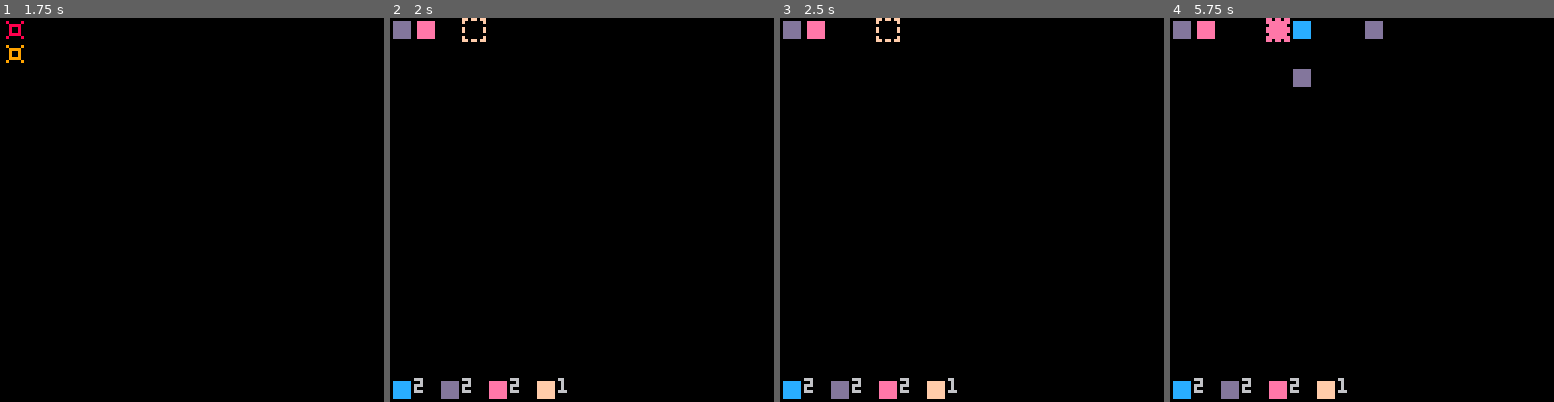
Above: before the commit, frames 1-4 (left to right).
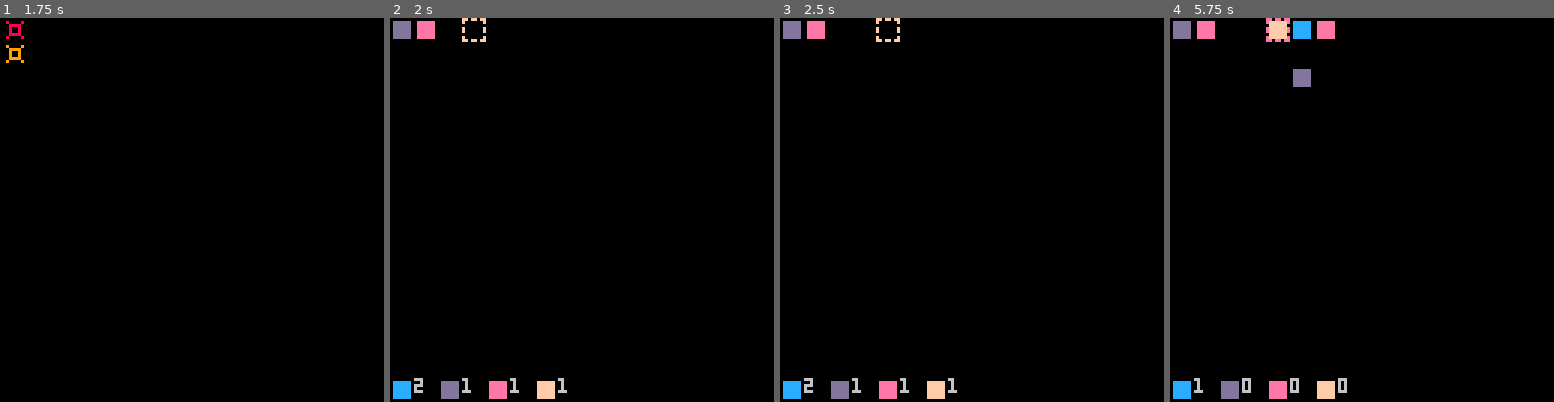
Above: after the commit, the same moments.

Repository: RobertoFreireFerrazPassos/pico8
Game: PICO-8 cartridge towerdefense.p8
Two runs of this game, one before a commit and one after it. Both use one fixed random seed, a clock stepped at 60 frames per second and the inputs below.
Inputs:
- Up to frame 1 (1.75 s): tap X (X key) at 0.33, 1.07 s; tap O (Z key) at 0.7, 1.7 s; hold Right from 1.6 s (still down)
- Up to frame 2 (2 s): keep holding Right; tap X (X key) at 1.85 s
- Up to frame 3 (2.5 s): release Right at 2.1 s; tap O (Z key) at 2.1 s; hold Up 2.15-2.42 s; hold Right from 2.47 s (still down)
- Up to frame 4 (5.75 s): tap O (Z key) every 0.4 s from 2.5 to 5.7 s; tap X (X key) at 2.97, 4.08, 5.2 s; release Right at 3.03 s; hold Left 3.08-3.58 s; hold Down 3.63-3.97 s; hold Right 4.02-4.68 s; hold Up 4.73-5.03 s; hold Left 5.08-5.68 s; hold Down from 5.73 s (still down)

Frame 1 is identical in both runs. In frame 2, less than 0.1% of the frame differs, in the area x 18-34%, y 93-97%; in frame 3, less than 0.1%; in frame 4, 0.8%, in the area x 6-56%, y 0-97%.

Commit message:
manage availabletowers

Diff:
--- a/towerdefense.p8
+++ b/towerdefense.p8
@@ -120,9 +120,11 @@
 			timemanager:addtimer(5,function() s.hm=false end,1)
 		end
 
-		if not at and btn(4) then
+		if not at and btn(4) and
+				availabletowers[tpi].q>0 then
 			add(towers,t:new({x=x,y=y,s=towertypes[tpi].s}))
 			at=true
+			availabletowers[tpi].q-=1
 			timemanager:addtimer(15,function() s.at=false end,1)
 		end
 
